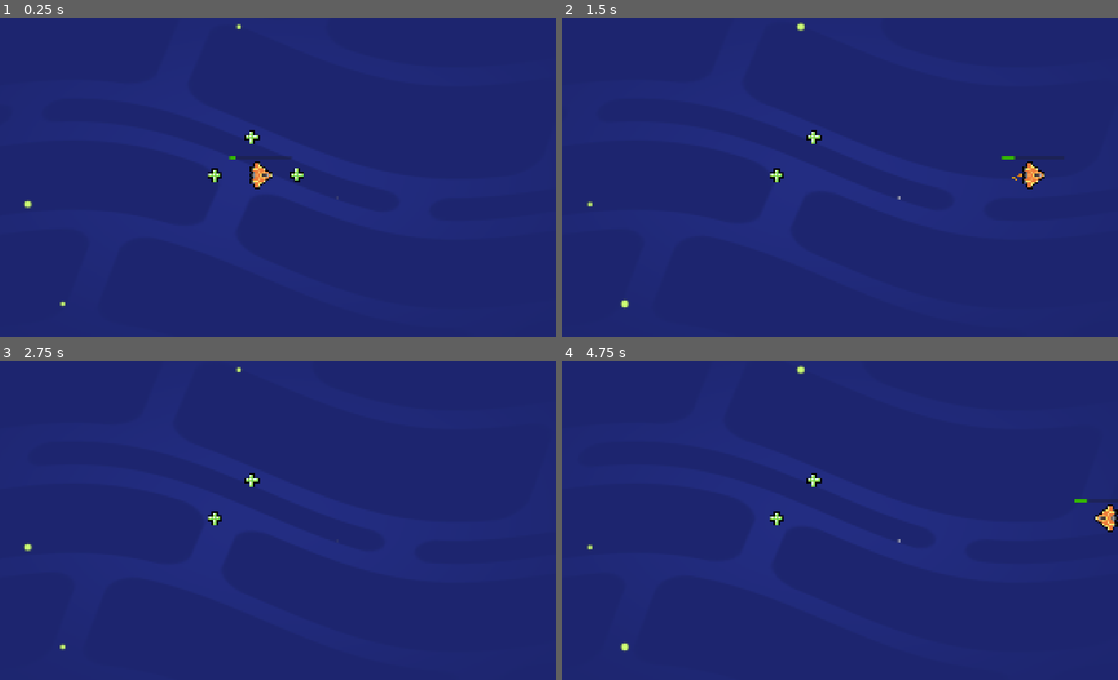
Above: before the commit, frames 1-4 (two rows, left to right).
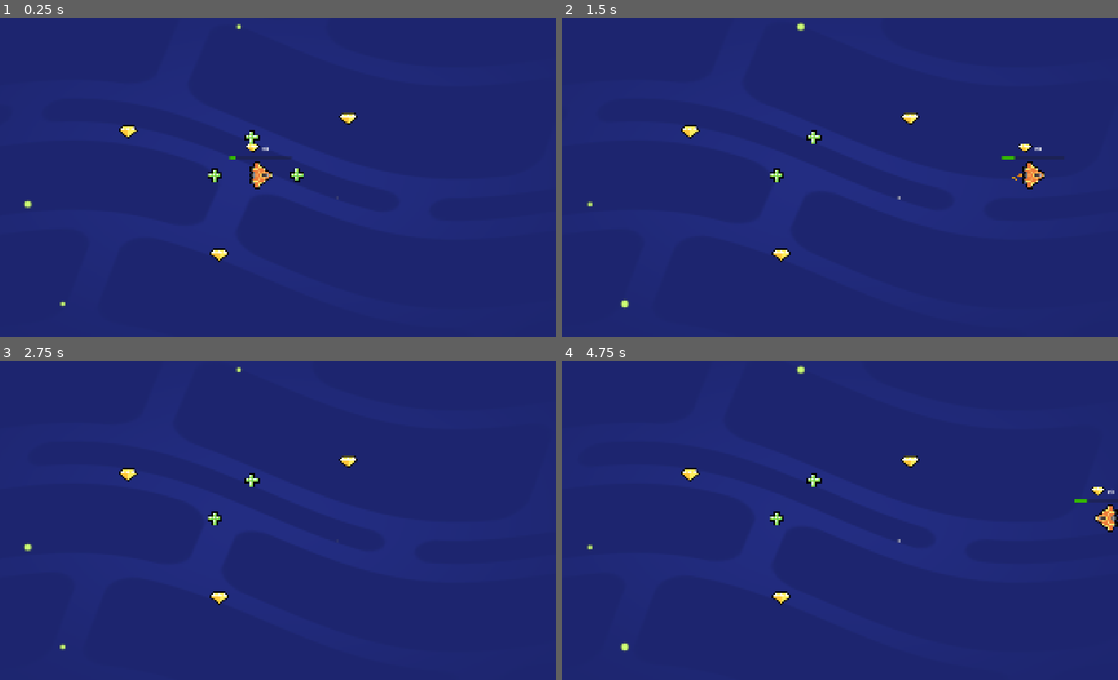
Above: after the commit, the same moments.

Repository: LivingTheThings/M05-Loot-It-All
Game: Godot game, scene res://lessons/space_level.tscn
The game is run twice, just before and just after one commit, with the same random seed, the same clock (stepped at 60 frames per second) and the same inputs.
Inputs (mouse positions are in pixels of both pictures, inside the frame that each line leads up to):
- Up to frame 1 (0.25 s): no input
- Up to frame 2 (1.5 s): tap Enter at 0.5 s; move the mouse to (956, 158) at 0.52 s; hold D (move_right) 0.53-1.25 s; tap Z at 0.6 s; click (956, 158) at 0.67 s; tap Space at 0.77 s; drag from (712, 190) to (973, 174) at 1.27 s
- Up to frame 3 (2.75 s): move the mouse to (322, 443) at 2.02 s; hold D (move_right) from 2.03 s (still down); tap Z at 2.1 s
- Up to frame 4 (4.75 s): release D (move_right) at 2.75 s; tap Space at 2.75, 3.77, 4.25 s; drag from (795, 581) to (650, 466) at 2.77 s; tap Enter at 3.5 s; move the mouse to (1001, 565) at 3.52 s; hold A (move_left) 3.53-4.25 s; tap Z at 3.6 s; drag from (650, 466) to (739, 434) at 4.27 s

The runs differ from the first frame. In frame 1, 0.3% of the frame differs, in the area x 21-65%, y 29-77%; in frame 2, 0.4%, in the area x 21-87%, y 29-77%; in frame 3, 0.3%; in frame 4, 0.4%.

Commit message:
M5L6 Completed

Diff:
--- a/lessons/gem.tscn
+++ b/lessons/gem.tscn
@@ -15,5 +15,3 @@
 
 [node name="CollisionShape2D" type="CollisionShape2D" parent="."]
 shape = SubResource("CircleShape2D_nak5q")
-
-[connection signal="area_entered" from="." to="." method="_on_area_entered"]
--- a/lessons/health_pack.tscn
+++ b/lessons/health_pack.tscn
@@ -6,7 +6,7 @@
 [sub_resource type="CircleShape2D" id="CircleShape2D_nak5q"]
 radius = 26.019224
 
-[node name="HealthPack" type="Area2D"]
+[node name="HealthPack" type="Area2D" groups=["healing_item"]]
 position = Vector2(628, 297)
 script = ExtResource("1_ht84s")
 
--- /dev/null
+++ b/lessons/random_item_placer.gd
@@ -0,0 +1 @@
+extends Node2D
--- /dev/null
+++ b/lessons/random_item_placer.tscn
@@ -0,0 +1,3 @@
+[gd_scene format=3 uid="uid://0uu76vxlq51l"]
+
+[node name="RandomItemPlacer" type="Node2D"]
--- a/lessons/ship.gd
+++ b/lessons/ship.gd
@@ -4,6 +4,7 @@
 var velocity := Vector2(0, 0)
 var steering_factor := 3.0
 var health := 10
+var gem_count := 0
 
 func _ready() -> void:
 	area_entered.connect(_on_area_entered)
@@ -29,5 +30,12 @@
 	health = new_health
 	get_node("UI/HealthBar").value = health
 
+func set_gem_count(new_gem_count: int) -> void:
+	gem_count = new_gem_count
+	get_node("UI/GemCount").text = "x" + str(gem_count)
+
 func _on_area_entered(area_that_entered: Area2D) -> void:
-	set_health(health + 10)
+	if area_that_entered.is_in_group("gem"):
+		set_gem_count(gem_count + 1)
+	elif area_that_entered.is_in_group("healing_item"):
+		set_health(health + 10)
--- a/lessons/ship.tscn
+++ b/lessons/ship.tscn
@@ -1,7 +1,8 @@
-[gd_scene load_steps=7 format=3 uid="uid://dmv50krf4bo5r"]
+[gd_scene load_steps=9 format=3 uid="uid://dmv50krf4bo5r"]
 
 [ext_resource type="Texture2D" uid="uid://bniyrxn3r2v8h" path="res://assets/ship.png" id="3_pdppw"]
 [ext_resource type="Script" uid="uid://bwkr2t4ku15qq" path="res://lessons/ship.gd" id="4_p1sls"]
+[ext_resource type="Texture2D" uid="uid://d0bh8am2qd005" path="res://assets/gem_icon.png" id="5_h3paj"]
 [ext_resource type="PackedScene" uid="uid://dgf54k70yiiff" path="res://assets/ship_visual_effects/main_thruster/main_thruster.tscn" id="5_q7c3l"]
 [ext_resource type="PackedScene" uid="uid://bklom8bhpxg4h" path="res://assets/ship_visual_effects/side_thruster/side_thruster.tscn" id="6_1updt"]
 
@@ -14,6 +15,9 @@
 corner_radius_top_right = 4
 corner_radius_bottom_right = 4
 corner_radius_bottom_left = 4
+
+[sub_resource type="LabelSettings" id="LabelSettings_h3paj"]
+font_size = 20
 
 [node name="Ship" type="Area2D"]
 script = ExtResource("4_p1sls")
@@ -58,3 +62,17 @@
 theme_override_styles/fill = SubResource("StyleBoxFlat_5xifn")
 value = 12.98
 show_percentage = false
+
+[node name="GemCount" type="Label" parent="UI"]
+layout_mode = 0
+offset_left = 24.0
+offset_top = -85.0
+offset_right = 47.0
+offset_bottom = -57.0
+text = "x0"
+label_settings = SubResource("LabelSettings_h3paj")
+
+[node name="Sprite2D" type="Sprite2D" parent="UI"]
+position = Vector2(-6.5000005, -74)
+scale = Vector2(0.75, 0.75)
+texture = ExtResource("5_h3paj")
--- a/lessons/space_level.tscn
+++ b/lessons/space_level.tscn
@@ -22,10 +22,10 @@
 position = Vector2(793, 547)
 
 [node name="Gem" parent="." instance=ExtResource("4_4rc43")]
-position = Vector2(1076, 380)
+position = Vector2(1234, 359)
 
 [node name="Gem2" parent="." instance=ExtResource("4_4rc43")]
-position = Vector2(1076, 380)
+position = Vector2(507, 403)
 
 [node name="Gem3" parent="." instance=ExtResource("4_4rc43")]
-position = Vector2(1076, 380)
+position = Vector2(808, 810)
Not shown, added: lessons/random_item_placer.gd.uid
